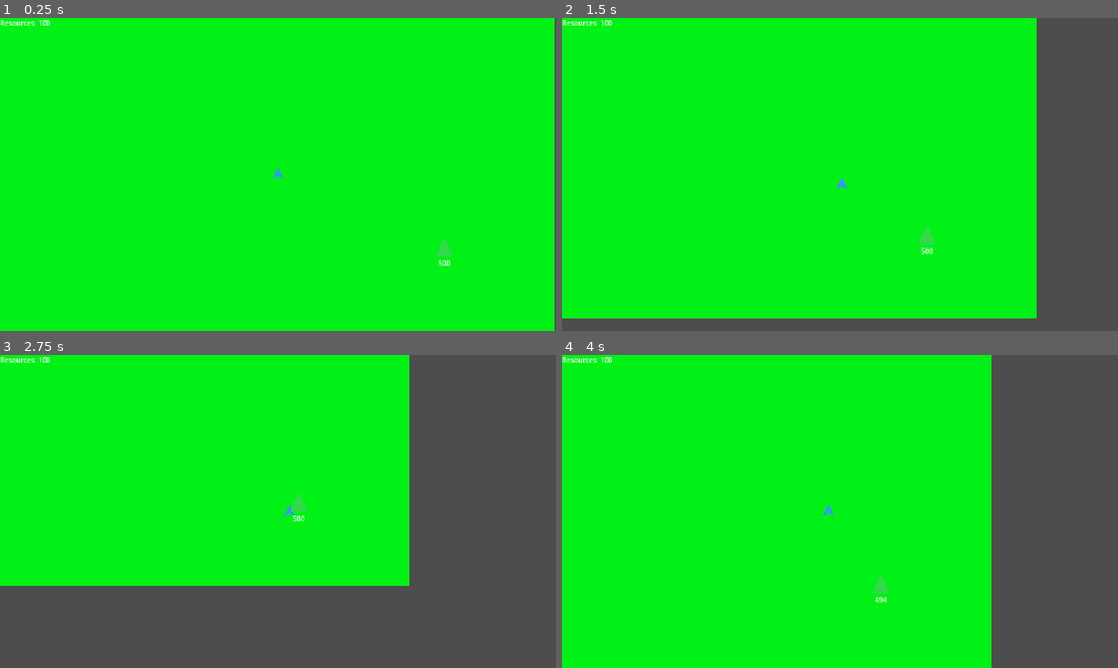
Above: before the commit, frames 1-4 (two rows, left to right).
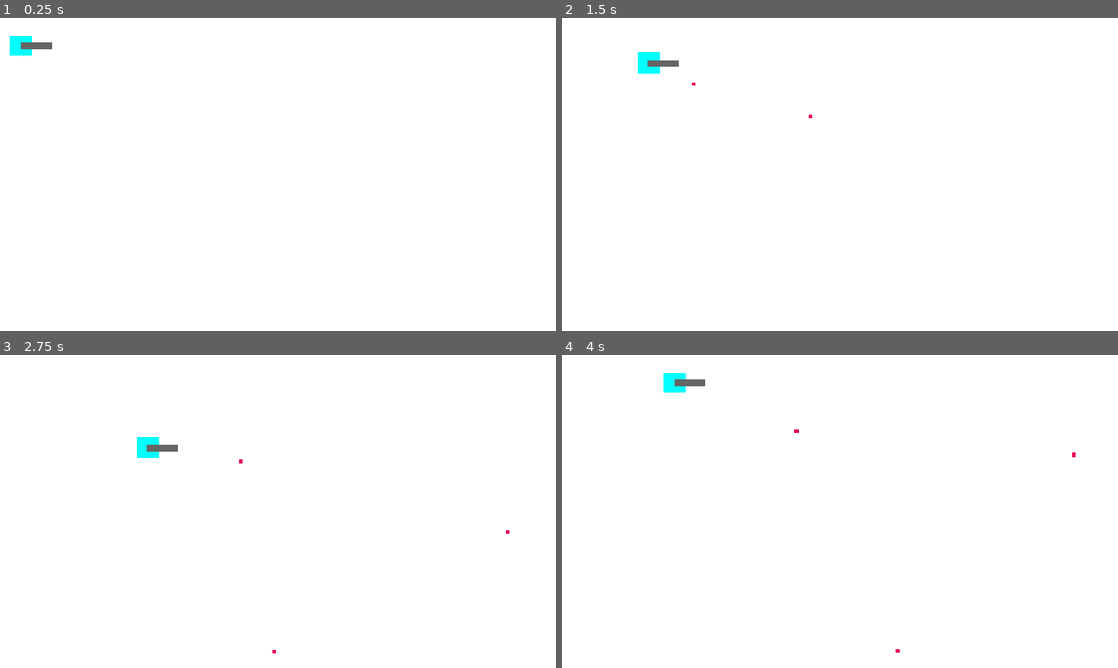
Above: after the commit, the same moments.

Repository: joe50115/Birb-Bunkers
Game: Godot game, scene res://game/main.tscn
Same seed, same stepped clock (60 frames per second), same inputs: the game is played once before the commit and once after it.
Inputs (mouse positions are in pixels of both pictures, inside the frame that each line leads up to):
- Up to frame 1 (0.25 s): no input
- Up to frame 2 (1.5 s): tap Enter at 0.5 s; move the mouse to (962, 158) at 0.52 s; hold D (move_right, bound only after the commit) 0.53-1.28 s; click (962, 158) at 0.6 s; tap E at 0.8, 1.35 s; move the mouse to (728, 190) at 1.27 s; hold S (move_down, bound only after the commit) from 1.28 s (still down); click (728, 190) at 1.42 s
- Up to frame 3 (2.75 s): tap 1 at 1.55, 2.1 s; move the mouse to (333, 442) at 2.02 s; release S (move_down, bound only after the commit) at 2.03 s; hold D (move_right, bound only after the commit) from 2.03 s (still down); click (333, 442) at 2.3 s
- Up to frame 4 (4 s): move the mouse to (812, 574) at 2.77 s; release D (move_right, bound only after the commit) at 2.78 s; hold W (move_up, bound only after the commit) 2.78-3.53 s; click (812, 574) at 2.85 s; tap E at 3.05, 3.6 s; move the mouse to (1006, 558) at 3.52 s; hold A (move_left, bound only after the commit) from 3.53 s (still down); click (1006, 558) at 3.67 s; tap 1 at 3.8 s

The runs differ from the first frame. In frame 1, 100% of the frame differs, in the area x 0-100%, y 0-100%; in frame 2, 100%; in frame 3, 100%; in frame 4, 100%.

Commit message:
remade movable character that moves with WASD. Made a bullet projectile and a gun entity. Attached gun to charater that shoots with left click button press.

Diff:
--- a/game/entities/player/player.gd
+++ /dev/null
@@ -1,68 +0,0 @@
-extends CharacterBody2D
-class_name Player
-
-# --- Movement ---
-@export var speed: float = 250.0
-
-# --- Resources ---
-var resources: int = 100
-signal resources_changed(new_amount: int)
-
-
-# Currently overlapping resource node (set by HarvestArea signals)
-var nearby_resource_node: Node = null
-
-@onready var resource_label: Label = $HUD/ResourceLabel
-@onready var harvest_prompt: Label = $HUD/HarvestPrompt
-
-
-func _ready() -> void:
-	resource_label.text = "Resources: %d" % resources
-	harvest_prompt.visible = false
-
-
-func _physics_process(_delta: float) -> void:
-	var input_dir := Vector2.ZERO
-
-	if Input.is_physical_key_pressed(KEY_A):
-		input_dir.x -= 1
-	if Input.is_physical_key_pressed(KEY_D):
-		input_dir.x += 1
-	if Input.is_physical_key_pressed(KEY_W):
-		input_dir.y -= 1
-	if Input.is_physical_key_pressed(KEY_S):
-		input_dir.y += 1
-
-	if input_dir.length() > 0.0:
-		input_dir = input_dir.normalized()
-
-	velocity = input_dir * speed
-	move_and_slide()
-
-
-func _unhandled_key_input(event: InputEvent) -> void:
-	if event.pressed and not event.echo and event.physical_keycode == KEY_E:
-		_try_harvest()
-
-
-func _try_harvest() -> void:
-	if nearby_resource_node and nearby_resource_node.has_method("harvest"):
-		var gained: int = nearby_resource_node.harvest()
-		if gained > 0:
-			resources += gained
-			resources_changed.emit(resources)
-			print("Harvested %d, total: %d" % [gained, resources])
-
-
-
-
-
-# --- Connect these two from the HarvestArea (Area2D) node's signals ---
-func _on_harvest_area_area_entered(area: Area2D) -> void:
-	if area.is_in_group("resource_node"):
-		nearby_resource_node = area
-
-
-func _on_harvest_area_area_exited(area: Area2D) -> void:
-	if area == nearby_resource_node:
-		nearby_resource_node = null
--- a/game/entities/player/player.tscn
+++ /dev/null
@@ -1,117 +0,0 @@
-[gd_scene format=3 uid="uid://crs1uxb5mvmr6"]
-
-[ext_resource type="Script" uid="uid://b3g7h5hrwwbb0" path="res://game/entities/player/player.gd" id="1_a"]
-
-[sub_resource type="RectangleShape2D" id="RectangleShape2D_body"]
-size = Vector2(28, 28)
-
-[sub_resource type="CircleShape2D" id="CircleShape2D_harvest"]
-radius = 80.0
-
-[sub_resource type="GDScript" id="GDScript_1a4jd"]
-script/source = "extends Node2D
-
-
-# Attach this as a child of the Player node.
-@export var tower_scene: PackedScene
-@export var build_zone_path: NodePath  # points to this player's BuildZone Area2D
-
-var placing: bool = false
-var ghost: Node2D = null
-var player: Node = null
-
-
-func _ready() -> void:
-	player = get_parent()
-
-
-func _unhandled_key_input(event: InputEvent) -> void:
-	if not (event.pressed and not event.echo):
-		return
-	if event.physical_keycode == KEY_1:
-		_start_placing()
-	elif event.physical_keycode == KEY_ESCAPE:
-		_cancel_placing()
-
-
-func _start_placing() -> void:
-	if placing or not tower_scene:
-		return
-	placing = true
-	ghost = tower_scene.instantiate()
-	ghost.modulate = Color(1, 1, 1, 0.5)
-	get_tree().current_scene.add_child(ghost)
-
-
-func _cancel_placing() -> void:
-	placing = false
-	if ghost:
-		ghost.queue_free()
-		ghost = null
-
-
-func _process(_delta: float) -> void:
-	if placing and ghost:
-		ghost.global_position = get_global_mouse_position()
-
-
-func _unhandled_input(event: InputEvent) -> void:
-	if not placing or not (event is InputEventMouseButton) or not event.pressed:
-		return
-	if event.button_index == MOUSE_BUTTON_LEFT:
-		_confirm_placement()
-	elif event.button_index == MOUSE_BUTTON_RIGHT:
-		_cancel_placing()
-
-
-func _confirm_placement() -> void:
-	var pos: Vector2 = get_global_mouse_position()
-
-
-	var cost: int = 50
-	if ghost and \"cost\" in ghost:
-		cost = ghost.cost
-
-	if player and player.has_method(\"spend\") and player.spend(cost):
-		var placed: Node2D = tower_scene.instantiate()
-		placed.global_position = pos
-		get_tree().current_scene.add_child(placed)
-		_cancel_placing()
-	else:
-		print(\"Not enough resources\")
-"
-
-[node name="Player" type="CharacterBody2D" unique_id=1230792394]
-script = ExtResource("1_a")
-
-[node name="Visual" type="Polygon2D" parent="." unique_id=1887030534]
-color = Color(0.2, 0.6, 1, 1)
-polygon = PackedVector2Array(0, -16, 14, 12, 0, 4, -14, 12)
-
-[node name="CollisionShape2D" type="CollisionShape2D" parent="." unique_id=1688728142]
-shape = SubResource("RectangleShape2D_body")
-
-[node name="HarvestArea" type="Area2D" parent="." unique_id=1676188579]
-
-[node name="CollisionShape2D" type="CollisionShape2D" parent="HarvestArea" unique_id=1125258615]
-shape = SubResource("CircleShape2D_harvest")
-
-[node name="Camera2D" type="Camera2D" parent="." unique_id=1237436051]
-position_smoothing_enabled = true
-position_smoothing_speed = 8.0
-
-[node name="BuildingSystem" type="Node2D" parent="." unique_id=1729367934]
-script = SubResource("GDScript_1a4jd")
-
-[node name="HUD" type="CanvasLayer" parent="." unique_id=2074799978]
-
-[node name="HarvestPrompt" type="Label" parent="HUD" unique_id=1205909987]
-offset_right = 40.0
-offset_bottom = 23.0
-
-[node name="ResourceLabel" type="Label" parent="HUD" unique_id=1963165112]
-offset_right = 40.0
-offset_bottom = 23.0
-
-[connection signal="area_entered" from="HarvestArea" to="." method="_on_harvest_area_area_entered"]
-[connection signal="area_exited" from="HarvestArea" to="." method="_on_harvest_area_area_exited"]
--- /dev/null
+++ b/game/entities/player/player_test.gd
@@ -0,0 +1,30 @@
+extends CharacterBody2D  #connects the script to the node
+
+
+# makes speed var for player show up in inspector
+@export var speed: float = 200.0
+
+# a physic process is a type of func that calls every physic frame
+func _physics_process(delta: float) -> void:
+	var direction := Vector2.ZERO
+
+
+	# move characters in x,y planes based on input
+	if Input.is_action_pressed("move_up"):
+		direction.y -= 1
+	if Input.is_action_pressed("move_down"):
+		direction.y += 1
+	if Input.is_action_pressed("move_left"):
+		direction.x -= 1
+	if Input.is_action_pressed("move_right"):
+		direction.x += 1
+
+	direction	 = direction.normalized() # makes all directions even diagnolly move equally
+	velocity = direction * speed
+
+	move_and_slide()
+
+	if Input.is_action_just_pressed("fire"):
+		var gun = get_node("gun")
+		var aim_direction = (get_global_mouse_position() - gun.global_position).normalized()
+		gun.fire(aim_direction)
--- /dev/null
+++ b/game/entities/player/player_test.tscn
@@ -0,0 +1,28 @@
+[gd_scene format=3 uid="uid://l5c27wmtk2nr"]
+
+[ext_resource type="Script" uid="uid://nyx456ohn5j" path="res://game/entities/player/player_test.gd" id="1_vw8kq"]
+[ext_resource type="PackedScene" uid="uid://ch20wn3km8gt4" path="res://game/entities/weapons/gun.tscn" id="2_rjb8r"]
+
+[sub_resource type="CapsuleShape2D" id="CapsuleShape2D_db4e1"]
+radius = 32.0
+height = 64.0
+
+[node name="player test" type="CharacterBody2D" unique_id=1216298731]
+script = ExtResource("1_vw8kq")
+
+[node name="Sprite2D" type="Sprite2D" parent="." unique_id=819734210]
+
+[node name="ColorRect" type="ColorRect" parent="." unique_id=14977418]
+offset_left = 24.0
+offset_top = 40.0
+offset_right = 75.0
+offset_bottom = 87.0
+mouse_filter = 2
+color = Color(0, 1, 1, 1)
+
+[node name="CollisionShape2D" type="CollisionShape2D" parent="." unique_id=558732454]
+position = Vector2(48, 64)
+shape = SubResource("CapsuleShape2D_db4e1")
+
+[node name="gun" parent="." unique_id=2087047367 instance=ExtResource("2_rjb8r")]
+position = Vector2(48, 64)
--- /dev/null
+++ b/game/entities/projectiles/bullet.gd
@@ -0,0 +1,25 @@
+extends Area2D
+
+@export var speed: float = 500.0
+
+# makes sure the bullet comes from the gun
+var direction: Vector2 = Vector2.RIGHT
+
+# Called when the node enters the scene tree for the first time.
+func _ready() -> void:
+	var timer = get_node("Timer")
+	timer.start()
+	timer.timeout.connect(_on_timer_timeout)
+	body_entered.connect(_on_body_entered)
+
+
+# Called every frame. 'delta' is the elapsed time since the previous frame.
+func _physics_process(delta: float) -> void:
+	position += direction * speed * delta
+
+func _on_body_entered(body: Node2D) -> void:
+	# Later: check if body is an enemy, deal damage here
+	queue_free()
+
+func _on_timer_timeout() -> void:
+	queue_free()
--- /dev/null
+++ b/game/entities/projectiles/bullet.tscn
@@ -0,0 +1,27 @@
+[gd_scene format=3 uid="uid://bwcf0an3cj218"]
+
+[ext_resource type="Script" uid="uid://br8mfolfkyd1f" path="res://game/entities/projectiles/bullet.gd" id="1_mxdcr"]
+
+[sub_resource type="RectangleShape2D" id="RectangleShape2D_db4e1"]
+size = Vector2(66.666664, 66.66666)
+
+[node name="bullet" type="Area2D" unique_id=1243753891]
+script = ExtResource("1_mxdcr")
+
+[node name="ColorRect" type="ColorRect" parent="." unique_id=93429306]
+offset_left = 15.999999
+offset_top = 32.0
+offset_right = 83.471344
+offset_bottom = 99.96704
+scale = Vector2(0.11856889, 0.117704146)
+mouse_filter = 2
+color = Color(0.9098039, 0, 0.3137255, 1)
+
+[node name="CollisionShape2D" type="CollisionShape2D" parent="." unique_id=200637725]
+position = Vector2(20, 36)
+scale = Vector2(0.12, 0.12)
+shape = SubResource("RectangleShape2D_db4e1")
+
+[node name="Timer" type="Timer" parent="." unique_id=1068691383]
+wait_time = 3.1719999999999997
+one_shot = true
--- a/game/entities/recources/loot.tscn
+++ /dev/null
@@ -1,3 +0,0 @@
-[gd_scene format=3 uid="uid://dq7gs7benl52w"]
-
-[node name="Loot" type="Node2D" unique_id=937547396]
--- a/game/entities/recources/resource_node.gd
+++ /dev/null
@@ -1,34 +0,0 @@
-extends Area2D
-class_name ResourceNode
-
-@export var max_resources: int = 500
-@export var harvest_amount: int = 10
-@export var regen_per_second: float = 5.0
-
-var current_resources: float
-
-@onready var label: Label = $Label  # optional child Label to show remaining amount
-
-
-func _ready() -> void:
-	add_to_group("resource_node")
-	current_resources = max_resources
-	_update_label()
-
-
-func _process(delta: float) -> void:
-	if current_resources < max_resources:
-		current_resources = min(max_resources, current_resources + regen_per_second * delta)
-		_update_label()
-
-
-func harvest() -> int:
-	var amount: int = min(harvest_amount, int(current_resources))
-	current_resources -= amount
-	_update_label()
-	return amount
-
-
-func _update_label() -> void:
-	if label:
-		label.text = str(int(current_resources))
--- a/game/entities/recources/resource_node.tscn
+++ /dev/null
@@ -1,24 +0,0 @@
-[gd_scene format=3 uid="uid://dq4n8p7xvr2m1"]
-
-[ext_resource type="Script" path="res://game/entities/recources/resource_node.gd" id="1_a"]
-
-[sub_resource type="CircleShape2D" id="CircleShape2D_1"]
-radius = 24.020824
-
-[node name="ResourceNode" type="Area2D" unique_id=1666244487]
-script = ExtResource("1_a")
-
-[node name="Visual" type="Polygon2D" parent="." unique_id=1126903739]
-color = Color(0.2, 0.85, 0.3, 1)
-polygon = PackedVector2Array(-20, 20, 0, -24, 20, 20)
-
-[node name="CollisionShape2D" type="CollisionShape2D" parent="." unique_id=283367977]
-shape = SubResource("CircleShape2D_1")
-
-[node name="Label" type="Label" parent="." unique_id=723850810]
-offset_left = -20.0
-offset_top = 24.0
-offset_right = 20.0
-offset_bottom = 47.0
-text = "stuff"
-horizontal_alignment = 1
--- /dev/null
+++ b/game/entities/weapons/gun.gd
@@ -0,0 +1,30 @@
+extends Node2D
+
+# makes it easier to attach bllets to the gun in inspector
+@export var bullet_scene: PackedScene
+
+#flag to prevent firing before cooldown finishes limits rate of fire
+var can_fire: bool = true
+
+
+func _ready() -> void:
+	var cooldown_timer = get_node("FireCoolDown") #
+	cooldown_timer.timeout.connect(_on_cooldown_finished)
+
+func fire(direction: Vector2) -> void:
+	print("fire() called, can_fire = ", can_fire)
+	if not can_fire:
+		return
+	print("Spawning bullet")
+
+
+	var bullet = bullet_scene.instantiate()
+	get_tree().current_scene.add_child(bullet)
+	bullet.global_position = get_node("muzzle").global_position
+	bullet.direction = direction.normalized()
+
+	can_fire = false
+	get_node("FireCoolDown").start()
+
+func _on_cooldown_finished() -> void:
+	can_fire = true
--- /dev/null
+++ b/game/entities/weapons/gun.tscn
@@ -0,0 +1,21 @@
+[gd_scene format=3 uid="uid://ch20wn3km8gt4"]
+
+[ext_resource type="Script" uid="uid://cabs74hc4cm5x" path="res://game/entities/weapons/gun.gd" id="1_aob5y"]
+[ext_resource type="PackedScene" uid="uid://bwcf0an3cj218" path="res://game/entities/projectiles/bullet.tscn" id="2_gdejx"]
+
+[node name="gun" type="Node2D" unique_id=2087047367]
+script = ExtResource("1_aob5y")
+bullet_scene = ExtResource("2_gdejx")
+
+[node name="ColorRect" type="ColorRect" parent="." unique_id=2129960651]
+offset_top = -8.0
+offset_right = 72.0
+offset_bottom = 8.0
+mouse_filter = 2
+color = Color(0.39688927, 0.39688927, 0.39688924, 1)
+
+[node name="muzzle" type="Marker2D" parent="." unique_id=717453693]
+position = Vector2(72, 0)
+
+[node name="FireCoolDown" type="Timer" parent="." unique_id=68645328]
+wait_time = 0.07100000000000001
--- a/game/main.tscn
+++ b/game/main.tscn
@@ -1,22 +1,11 @@
-[gd_scene format=3 uid="uid://bo0182rbkmag4"]
+[gd_scene format=3 uid="uid://hm36jeq8ptiu"]
 
-[ext_resource type="PackedScene" uid="uid://crs1uxb5mvmr6" path="res://game/entities/player/player.tscn" id="1_oa506"]
-[ext_resource type="PackedScene" uid="uid://dq4n8p7xvr2m1" path="res://game/entities/recources/resource_node.tscn" id="2_xtpaf"]
+[ext_resource type="PackedScene" uid="uid://l5c27wmtk2nr" path="res://game/entities/player/player_test.tscn" id="1_oa506"]
 
-[node name="main" type="Node2D" unique_id=1453978936]
+[node name="main" type="Node2D" unique_id=1627810972]
 
-[node name="ColorRect" type="ColorRect" parent="." unique_id=1512413690]
-offset_left = 7.0
-offset_top = -17.0
-offset_right = 1286.0
-offset_bottom = 703.0
-scale = Vector2(0.99795055, 1.0116475)
-color = Color(0, 0.94509804, 0.08235294, 1)
+[node name="ColorRect" type="ColorRect" parent="." unique_id=1757650366]
+offset_right = 1280.0
+offset_bottom = 720.0
 
-[node name="Player" parent="." unique_id=1230792394 instance=ExtResource("1_oa506")]
-position = Vector2(647, 351.99997)
-scale = Vector2(0.99795055, 1.0116475)
-
-[node name="ResourceNode" parent="." unique_id=664436555 instance=ExtResource("2_xtpaf")]
-position = Vector2(1030, 519.99994)
-scale = Vector2(0.9979505, 1.0116473)
+[node name="player test" parent="ColorRect" unique_id=1216298731 instance=ExtResource("1_oa506")]
--- a/game/maps/map1.tscn
+++ /dev/null
@@ -1,3 +0,0 @@
-[gd_scene format=3 uid="uid://202c70fqsuew"]
-
-[node name="Node2D" type="Node2D" unique_id=1286171968]
--- a/project.godot
+++ b/project.godot
@@ -11,7 +11,7 @@
 [application]
 
 config/name="Birb Bunkers"
-run/main_scene="uid://bo0182rbkmag4"
+run/main_scene="uid://hm36jeq8ptiu"
 config/features=PackedStringArray("4.7", "Forward Plus")
 config/icon="res://icon.svg"
 
@@ -22,6 +22,50 @@
 window/stretch/mode="canvas_items"
 window/stretch/aspect="expand"
 
+[input]
+
+move_up={
+"deadzone": 0.2,
+"events": [Object(InputEventKey,"resource_local_to_scene":false,"resource_name":"","device":16,"window_id":0,"alt_pressed":false,"shift_pressed":false,"ctrl_pressed":false,"meta_pressed":false,"pressed":false,"keycode":0,"physical_keycode":87,"key_label":0,"unicode":0,"location":0,"echo":false,"script":null)
+]
+}
+move_down={
+"deadzone": 0.2,
+"events": [Object(InputEventKey,"resource_local_to_scene":false,"resource_name":"","device":-1,"window_id":0,"alt_pressed":false,"shift_pressed":false,"ctrl_pressed":false,"meta_pressed":false,"pressed":false,"keycode":0,"physical_keycode":83,"key_label":0,"unicode":115,"location":0,"echo":false,"script":null)
+]
+}
+move_left={
+"deadzone": 0.2,
+"events": [Object(InputEventKey,"resource_local_to_scene":false,"resource_name":"","device":-1,"window_id":0,"alt_pressed":false,"shift_pressed":false,"ctrl_pressed":false,"meta_pressed":false,"pressed":false,"keycode":0,"physical_keycode":65,"key_label":0,"unicode":97,"location":0,"echo":false,"script":null)
+]
+}
+move_right={
+"deadzone": 0.2,
+"events": [Object(InputEventKey,"resource_local_to_scene":false,"resource_name":"","device":-1,"window_id":0,"alt_pressed":false,"shift_pressed":false,"ctrl_pressed":false,"meta_pressed":false,"pressed":false,"keycode":0,"physical_keycode":68,"key_label":0,"unicode":100,"location":0,"echo":false,"script":null)
+]
+}
+move_up_controller={
+"deadzone": 0.2,
+"events": []
+}
+move_down_controller={
+"deadzone": 0.2,
+"events": []
+}
+move_left_controller={
+"deadzone": 0.2,
+"events": []
+}
+move_right_controller={
+"deadzone": 0.2,
+"events": []
+}
+fire={
+"deadzone": 0.2,
+"events": [Object(InputEventMouseButton,"resource_local_to_scene":false,"resource_name":"","device":-1,"window_id":0,"alt_pressed":false,"shift_pressed":false,"ctrl_pressed":false,"meta_pressed":false,"button_mask":1,"position":Vector2(140, 23),"global_position":Vector2(149, 71),"factor":1.0,"button_index":1,"canceled":false,"pressed":true,"double_click":false,"script":null)
+]
+}
+
 [physics]
 
 3d/physics_engine="Jolt Physics"
Not shown, removed: game/entities/player/player.gd.uid
Not shown, added: game/entities/player/player_test.gd.uid
Not shown, added: game/entities/projectiles/bullet.gd.uid
Not shown, removed: game/entities/recources/resource_node.gd.uid
Not shown, added: game/entities/weapons/gun.gd.uid
